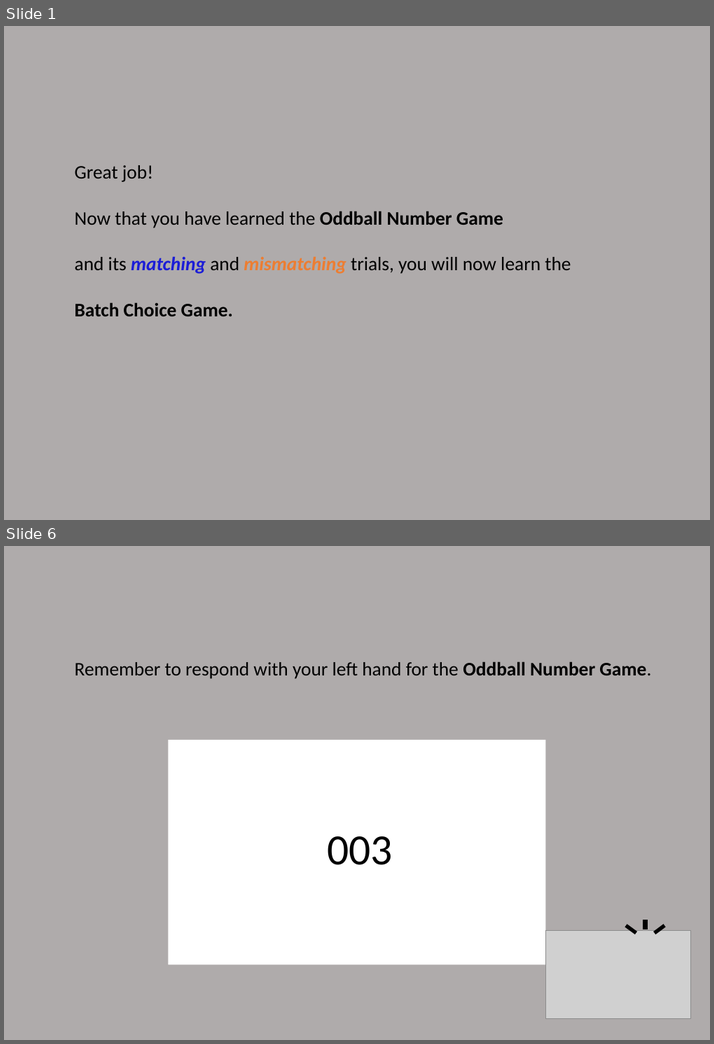
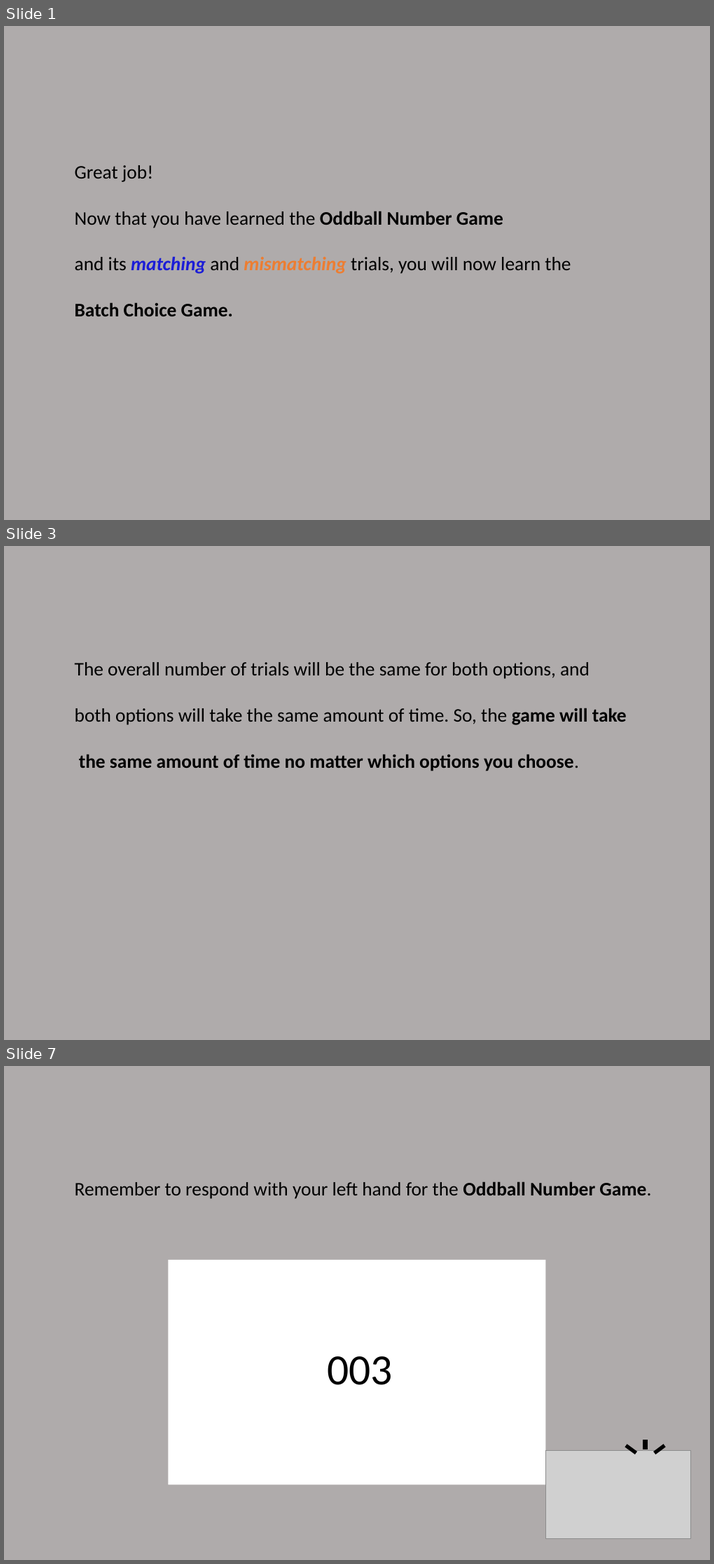
Before and after one commit to lizzytong2589/MSIT-demand-selection, a slide deck: nivturk-prolific/app/static/Instructions/instructions_DST/instructions_DST.pptx. Shown one above the other, each under a label of ours: slides 1 and 6 before the commit, slides 1, 3 and 7 after it; the slides between them are not shown. The pictures are 714x1044 and 714x1564 pixels, drawn with LibreOffice and Linux fonts; fonts in the diff are those of the drawing; grey boxes stand for pictures. Boxes give left, top, right and bottom in pixels: in the first picture for what was removed or moved away, otherwise in the second. Text is boxed around its words. In the diff, an @@ line names an element or a change of style, - is before the commit and + after.

```diff
--- a/nivturk-prolific/app/static/Instructions/instructions_DST/instructions_DST.pptx
+++ b/nivturk-prolific/app/static/Instructions/instructions_DST/instructions_DST.pptx
@@ slide 3 added at <box>4,546,710,1040</box>, background #AFABAB @@
@@ text added at <box>75,662,626,771</box>, 19.6 pt, text #000000 @@
+The overall number of trials will be the same for both options, and
+both options will take the same amount of time. So, the game will take
+the same amount of time no matter which options you choose.
@@ what was slide 6 is now slide 7 @@
```
Also in this commit, not shown: 6 slides changed, 2 slides removed.
